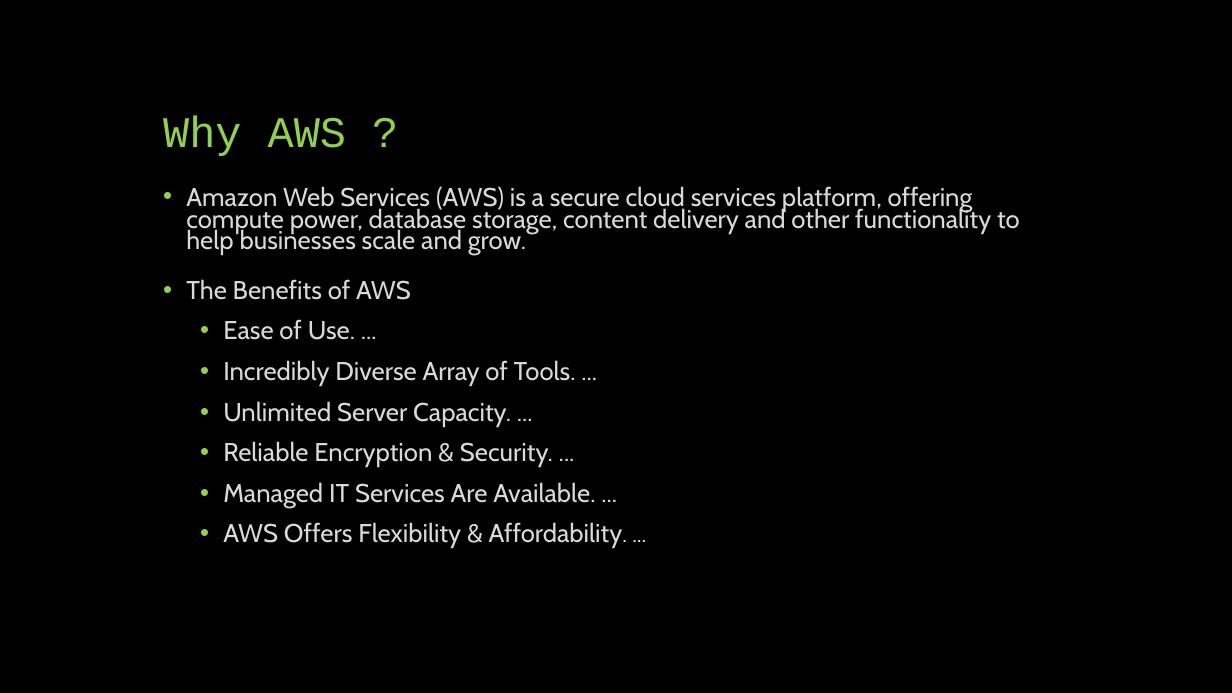
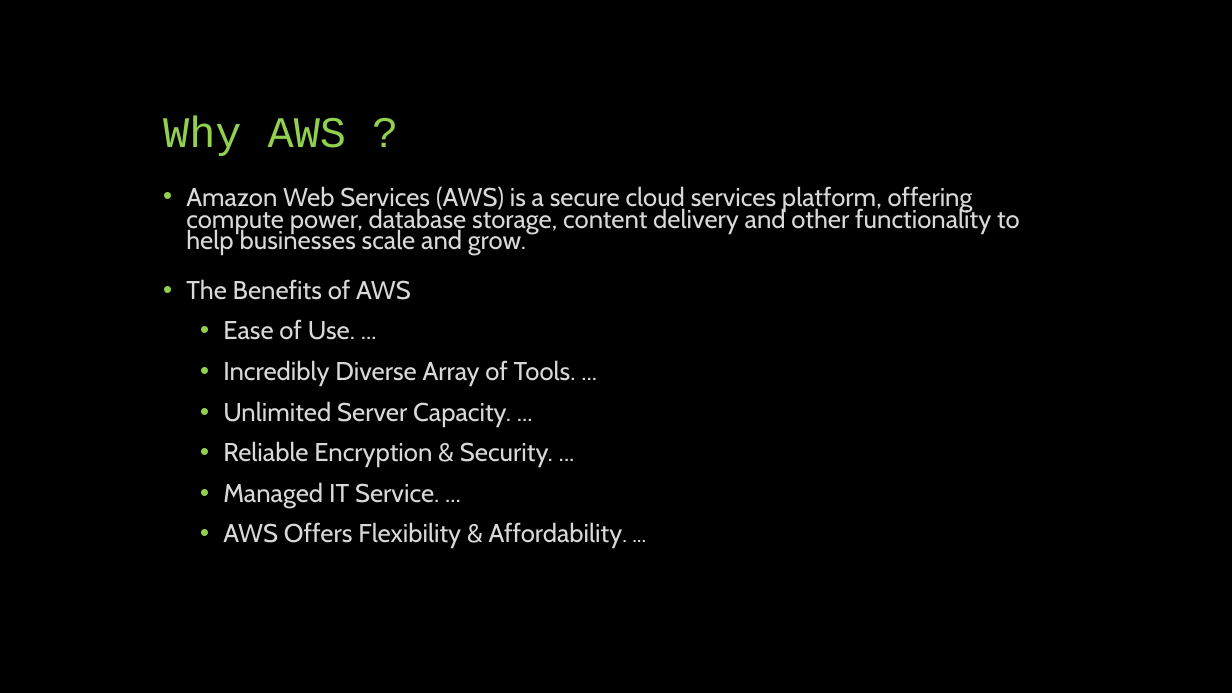
Before and after one commit to derrickrose/big-data-aws-demo, a slide deck: slide 4 of files/big-data-on-aws-presented-by-frils.pptx. Drawn at 1232x693 pixels with LibreOffice and Linux fonts; fonts in the diff are those of the drawing. Boxes give left, top, right and bottom in pixels: in the first picture for what was removed or moved away, otherwise in the second. Text is boxed around its words. In the diff, an @@ line names an element or a change of style, - is before the commit and + after.

```diff
--- a/files/big-data-on-aws-presented-by-frils.pptx
+++ b/files/big-data-on-aws-presented-by-frils.pptx
@@ text at (223,482,439,507): text changed @@
-  • Managed IT Services Are Available. ...
+  • Managed IT Service. ...
```
Also in this commit, not shown: 5 other slides changed, 1 other file.
